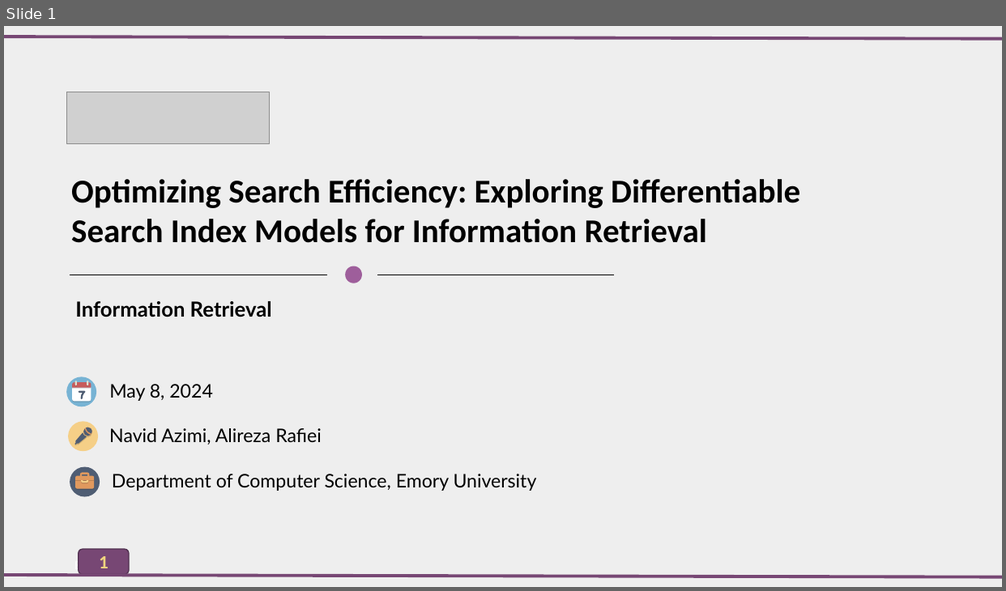
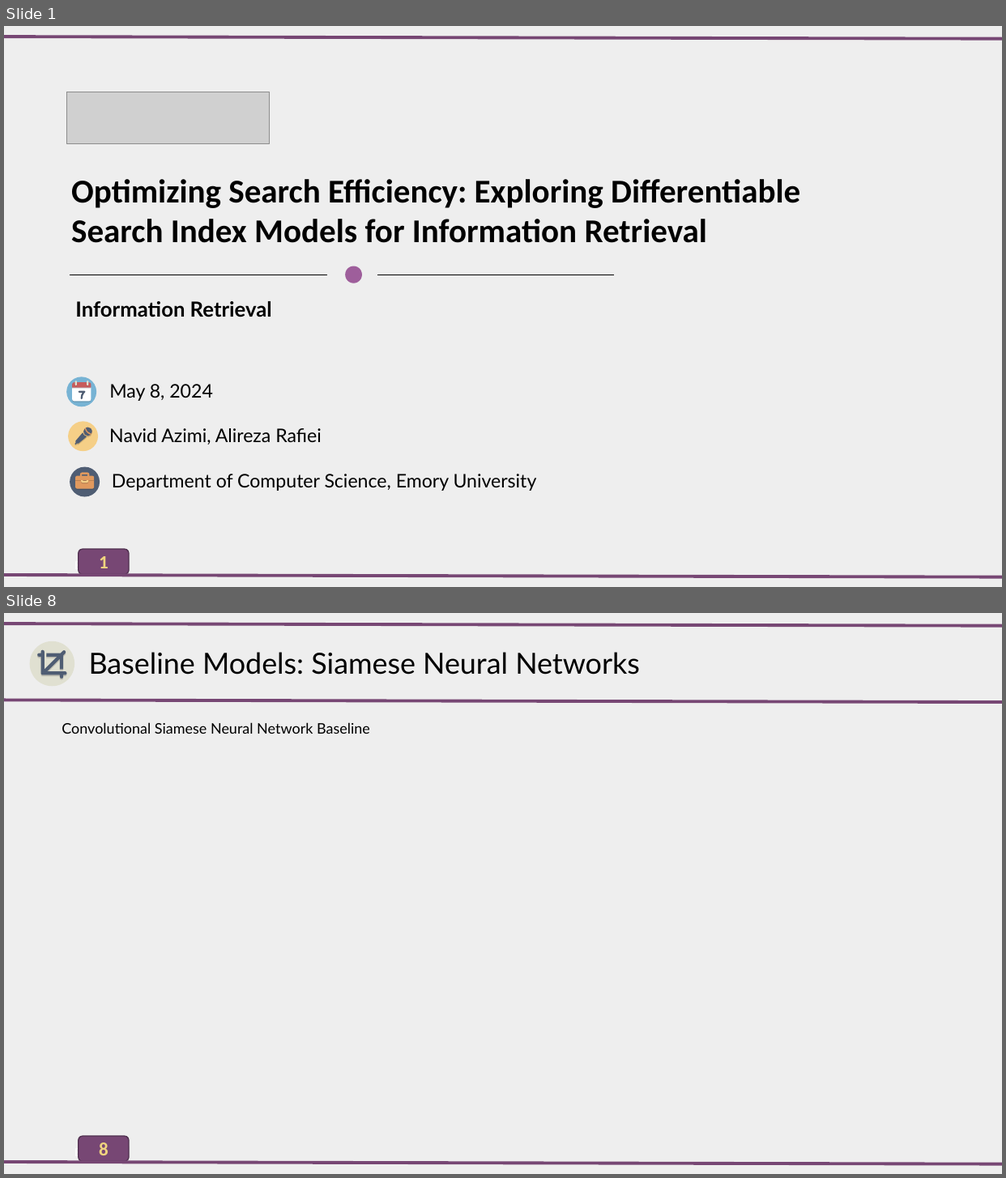
Before and after one commit to AlirezaAccelerates/IR_DSI_project, a slide deck: D/[P] Information Retrieval Project.pptx. Shown one above the other, each under a label of ours: slide 1 before the commit, slides 1 and 8 after it; the slides between them are not shown. The pictures are 1006x591 and 1006x1178 pixels, drawn with LibreOffice and Linux fonts; fonts in the diff are those of the drawing; grey boxes stand for pictures. Boxes give left, top, right and bottom in pixels: in the first picture for what was removed or moved away, otherwise in the second. Text is boxed around its words. In the diff, an @@ line names an element or a change of style, - is before the commit and + after.

```diff
--- a/D/[P] Information Retrieval Project.pptx
+++ b/D/[P] Information Retrieval Project.pptx
@@ slide 8 added at (4,613,1002,1174), background #EEEEEE; not listed: 1 template element that a slide beside it also shows @@
@@ line added from (4, 624) to (1002, 626), #764674 3 pt @@
@@ ellipse added at (29,641,74,687), fill #E0E0D1 @@
@@ freeform shape added at (38,651,67,679), fill #BAB9AE @@
@@ freeform shape added at (38,649,67,678), fill #4F5D73 @@
@@ text added at (89,652,640,675), 28 pt, text #000000 @@
+Baseline Models: Siamese Neural Networks
@@ line added from (4, 700) to (1002, 702), #764674 3 pt @@
@@ text added at (62,722,370,734), 14 pt, text #000000 @@
+Convolutional Siamese Neural Network Baseline
@@ rounded rectangle added at (78,1136,128,1161), fill #764674, outline #4F2F4E 1 pt, 18 pt, text #F0D47F, bold @@
+8
@@ line added from (4, 1162) to (1002, 1165), #764674 3 pt @@
```
Also in this commit, not shown: 16 other slides added, 1 slide removed, 1 other file.
